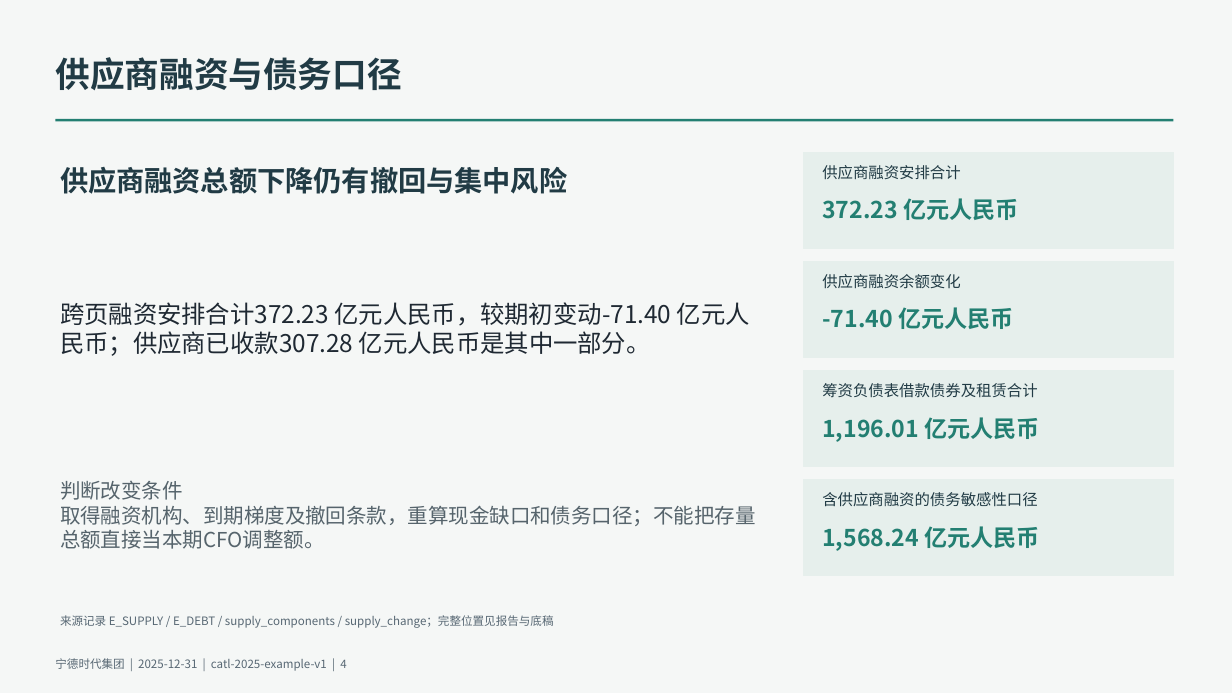
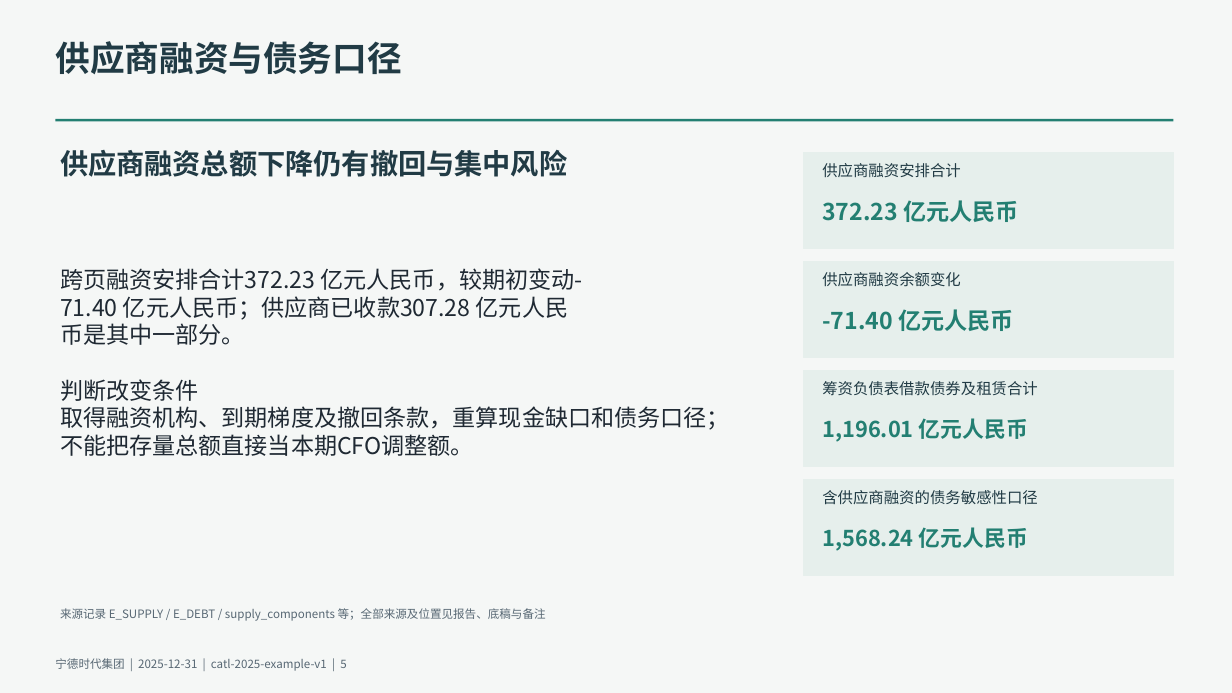
Before and after one commit to qingkongwanli0l/annual-report-analysis, a slide deck: slide 5 of examples/catl-2025/deliverables/presentation.pptx (slide 4 before the commit). Drawn at 1232x693 pixels with LibreOffice and Linux fonts; fonts in the diff are those of the drawing. Boxes give left, top, right and bottom in pixels: in the first picture for what was removed or moved away, otherwise in the second. Text is boxed around its words. In the diff, an @@ line names an element or a change of style, - is before the commit and + after.

```diff
--- a/examples/catl-2025/deliverables/presentation.pptx
+++ b/examples/catl-2025/deliverables/presentation.pptx
@@ vertical alignment middle to top in 10 elements at bbox=[55, 41, 402, 74], bbox=[822, 272, 961, 287], bbox=[822, 381, 1038, 396], bbox=[822, 490, 1038, 505], bbox=[822, 163, 961, 178], bbox=[822, 309, 1013, 331], bbox=[822, 200, 1018, 222], bbox=[60, 150, 567, 177], bbox=[60, 608, 546, 621], bbox=[60, 268, 730, 456] @@
@@ text at bbox=[60, 268, 730, 456]: text changed; size 19 to 18 pt @@
-跨页融资安排合计372.23 亿元人民币，较期初变动-71.40 亿元人民币；供应商已收款307.28 亿元人民币是其中一部分。
+跨页融资安排合计372.23 亿元人民币，较期初变动-
+71.40 亿元人民币；供应商已收款307.28 亿元人民
+币是其中一部分。
+判断改变条件
+取得融资机构、到期梯度及撤回条款，重算现金缺口和债务口径；
+不能把存量总额直接当本期CFO调整额。
@@ text "1,196.01 亿元人民币" at bbox=[822, 418, 1028, 442]: size 18 to 17 pt; vertical alignment middle to top @@
@@ text removed at bbox=[60, 481, 756, 549] @@
-判断改变条件
-取得融资机构、到期梯度及撤回条款，重算现金缺口和债务口径；不能把存量总额直接当本期CFO调整额。
@@ text "1,568.24 亿元人民币" at bbox=[822, 527, 1028, 551]: size 18 to 17 pt; vertical alignment middle to top @@
@@ text at bbox=[60, 608, 546, 621]: text changed @@
-来源记录 E_SUPPLY / E_DEBT / supply_components / supply_change；完整位置见报告与底稿
+来源记录 E_SUPPLY / E_DEBT / supply_components 等；全部来源及位置见报告、底稿与备注
@@ text at bbox=[55, 658, 346, 671]: text changed @@
-宁德时代集团 | 2025-12-31 | catl-2025-example-v1 | 4
+宁德时代集团 | 2025-12-31 | catl-2025-example-v1 | 5
```
Also in this commit, not shown: 8 other slides changed, 1 slide added, 13 other files.
